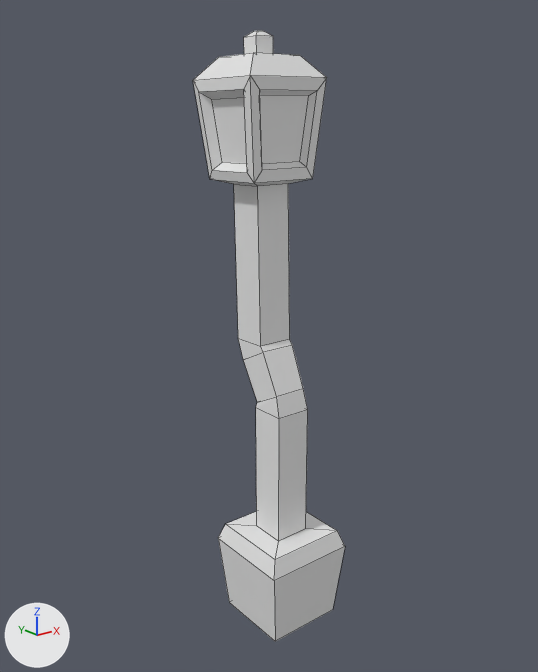
What one commit did to the Blender file lamp.blend.
Rendered twice from a camera (50 mm lens) standing at (-11.03, -13.28, 12.11) and looking at (-0.01, 0.5, 6.6). Lighting does not change. The marker at lower left points along +X, +Y and +Z. Mesh edges are drawn as thin lines.

Script lines for the objects in view, before the commit:
```python
me_cube = bpy.data.meshes.new('Cube')
me_cube.from_pydata(...)  # 92 vertices, 90 faces; spans x -1.19..1.19, y -1.19..1.94, z -1.0..13.64
me_cube.materials.append(mat_material)  # white #e7e7e7
ob_cube = bpy.data.objects.new('Cube', me_cube)
ob_cube.location = (0.0, 0.0, 0.0)
```
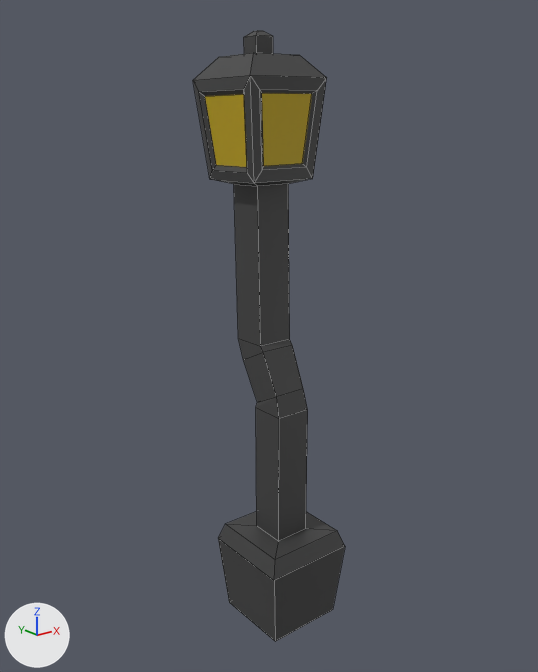
Changed parts and their boxes [x1, y1, x2, y2] in the pictures (538 x 672 px; the box of a moved part takes in the faces that stretch with it):
'Cube', reshaped, recoloured (white to black)
    both: [193, 30, 345, 642]
part 1 of me_cube, moved or reshaped
    both: [199, 89, 317, 173]
part 2 of me_cube, recoloured (white to black)
    both: [193, 30, 345, 642]

What changed in the scene script:
```text
Add mat_light:
    mat_light = principled_material('light')
    mat_light.base_color = (0.507, 0.359, 0.0)  # yellow #bda200
    mat_light.roughness = 0.4
Add mat_metal:
    mat_metal = principled_material('metal')
    mat_metal.base_color = (0.0522, 0.0522, 0.0522)  # black #414141
Change me_cube:
    where me_cube.from_pydata(...)  # 92 vertices, 90 faces; spans x -1.19..1.19, y -1.19..1.94, z -1.0..13.64
    used by ob_cube; location = (0.0, 0.0, 0.0)
    me_cube part 1
    me_cube.vertices[72].co: (0.55, 0.06, 10.81) -> (0.56, -0.03, 10.77)  # pixel (299, 161) -> pixel (302, 163)
    me_cube.vertices[73].co: (-0.57, 0.06, 10.81) -> (-0.58, -0.03, 10.77)  # pixel (261, 164) -> pixel (263, 166)
    me_cube.vertices[74].co: (0.7, -0.05, 12.26) -> (0.7, -0.15, 12.3)  # pixel (308, 95) -> pixel (311, 93)
    me_cube.vertices[75].co: (-0.72, -0.05, 12.26) -> (-0.72, -0.15, 12.3)  # pixel (259, 95) -> pixel (261, 93)
    me_cube.vertices[80].co: (-0.72, 1.35, 10.78) -> (-0.86, 1.39, 10.72)  # pixel (222, 162) -> pixel (216, 165)
    me_cube.vertices[81].co: (-0.72, 0.25, 10.81) -> (-0.86, 0.2, 10.75)  # not seen -> pixel (247, 167)
    me_cube.vertices[82].co: (-0.86, 1.52, 12.19) -> (-1.01, 1.58, 12.25)  # pixel (211, 99) -> pixel (204, 96)
    me_cube.vertices[83].co: (-0.86, 0.15, 12.22) -> (-1.01, 0.09, 12.28)  # not seen -> pixel (244, 94)
    me_cube.vertices[88].co: (0.54, 1.47, 10.82) -> (0.58, 1.64, 10.77)
    me_cube.vertices[89].co: (-0.54, 1.47, 10.82) -> (-0.58, 1.64, 10.77)
    me_cube.vertices[90].co: (0.67, 1.64, 12.2) -> (0.72, 1.82, 12.25)
    me_cube.vertices[91].co: (-0.67, 1.64, 12.2) -> (-0.72, 1.82, 12.25)
    me_cube part 2: 86 of the faces centred in x -1.12..1.12, y -1.12..1.93, z -1.0..13.64 switch from mat_material (white #e7e7e7) to mat_metal (black #414141)
    add me_cube.materials.append(mat_light)  # yellow #bda200
```
